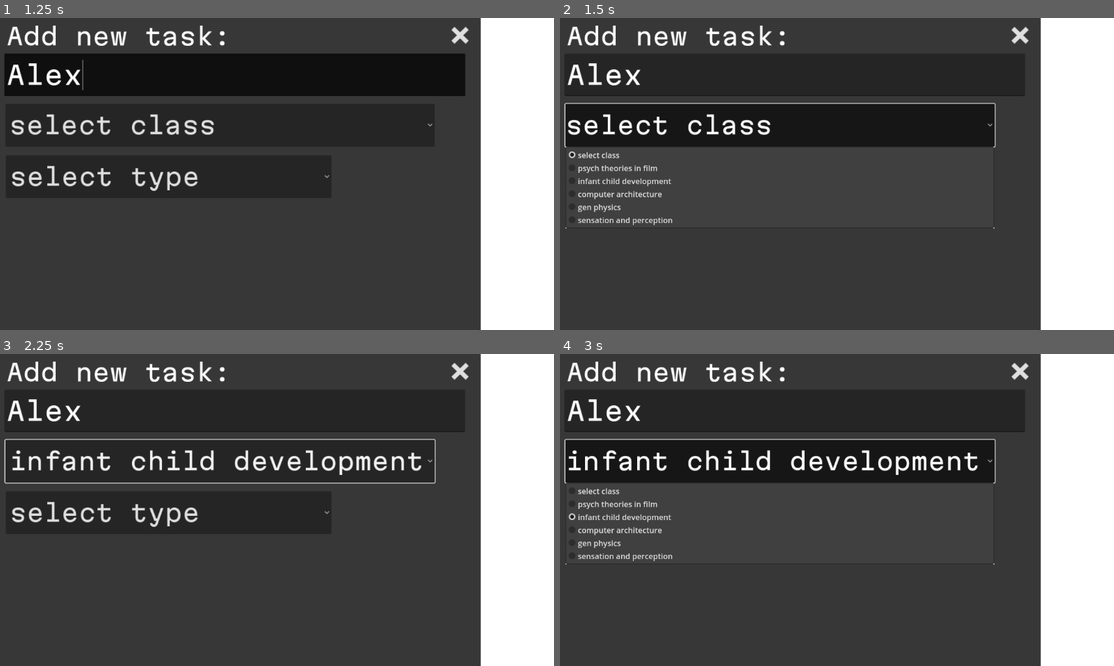
Above: before the commit, frames 1-4 (two rows, left to right).
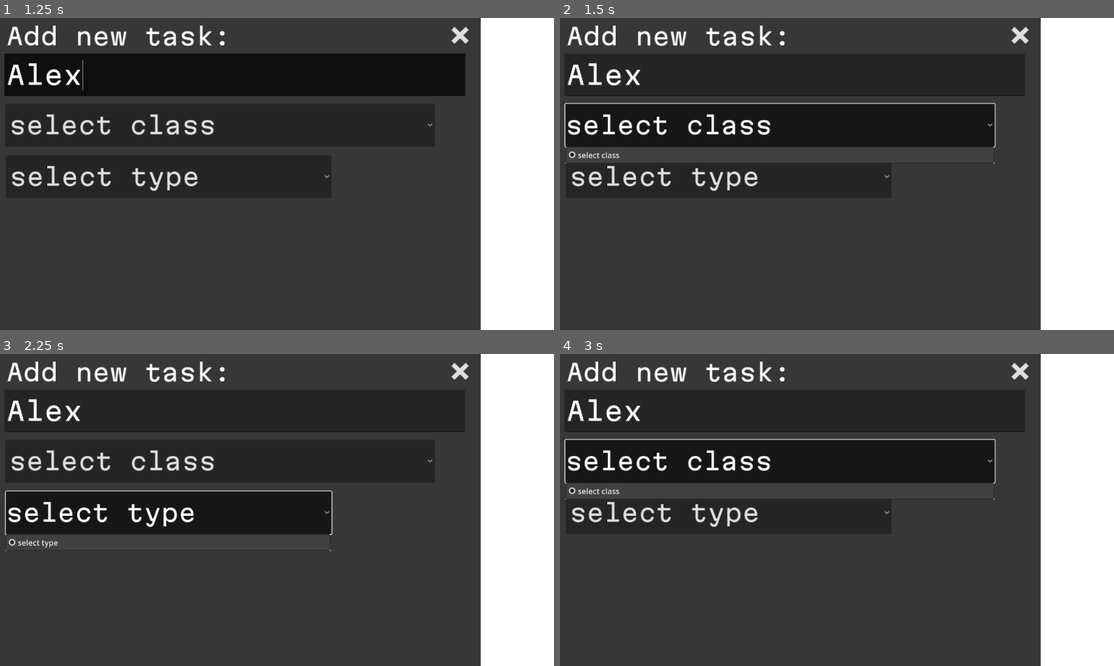
Above: after the commit, the same moments.

Repository: a-nush-s/hackru25
Game: Godot game, scene res://darkaddnoselection.tscn
Two runs of this game, one before a commit and one after it. Both use one fixed random seed, a clock stepped at 60 frames per second and the inputs below. This scene is started directly instead of the project's main scene.
Inputs (mouse positions are in pixels of both pictures, inside the frame that each line leads up to):
- Up to frame 1 (1.25 s): click (232, 74) at 0.52 s; type "Alex" at 0.6 s
- Up to frame 2 (1.5 s): click "select class" at 1.25 s
- Up to frame 3 (2.25 s): click "select type" at 2 s
- Up to frame 4 (3 s): click "infant child development" (after the commit: "select class") at 2.75 s

Frame 1 is identical in both runs. In frame 2, 6.5% of the frame differs, in the area x 0-79%, y 46-68%; in frame 3, 3.8%; in frame 4, 8.1%, in the area x 0-79%, y 30-68%.

Commit message:
fixed dark mode add new

Diff:
--- a/darkaddnoselection.tscn
+++ b/darkaddnoselection.tscn
@@ -90,18 +90,8 @@
 theme_override_styles/hover = SubResource("StyleBoxFlat_2rvnf")
 theme_override_styles/pressed = SubResource("StyleBoxFlat_qv6go")
 selected = 0
-item_count = 6
+item_count = 1
 popup/item_0/text = "select class"
-popup/item_1/text = "psych theories in film"
-popup/item_1/id = 1
-popup/item_2/text = "infant child development"
-popup/item_2/id = 2
-popup/item_3/text = "computer architecture"
-popup/item_3/id = 3
-popup/item_4/text = "gen physics"
-popup/item_4/id = 4
-popup/item_5/text = "sensation and perception"
-popup/item_5/id = 5
 script = ExtResource("3_5y4ie")
 
 [node name="OptionButton3" type="OptionButton" parent="."]
@@ -115,18 +105,8 @@
 theme_override_styles/hover = ExtResource("4_7oohh")
 theme_override_styles/pressed = ExtResource("4_7oohh")
 selected = 0
-item_count = 6
+item_count = 1
 popup/item_0/text = "select type"
-popup/item_1/text = "written assignment"
-popup/item_1/id = 1
-popup/item_2/text = "exam"
-popup/item_2/id = 2
-popup/item_3/text = "quiz"
-popup/item_3/id = 3
-popup/item_4/text = "project"
-popup/item_4/id = 4
-popup/item_5/text = "discussion"
-popup/item_5/id = 5
 
 [node name="Button" type="Button" parent="."]
 offset_left = 958.0
--- a/darkaddonetime.tscn
+++ b/darkaddonetime.tscn
@@ -100,18 +100,8 @@
 theme_override_styles/hover = SubResource("StyleBoxFlat_tvpjo")
 theme_override_styles/pressed = SubResource("StyleBoxFlat_rtbb7")
 selected = 0
-item_count = 6
+item_count = 1
 popup/item_0/text = "select class"
-popup/item_1/text = "psych theories in film"
-popup/item_1/id = 1
-popup/item_2/text = "infant child development"
-popup/item_2/id = 2
-popup/item_3/text = "computer architecture"
-popup/item_3/id = 3
-popup/item_4/text = "gen physics"
-popup/item_4/id = 4
-popup/item_5/text = "sensation and perception"
-popup/item_5/id = 5
 script = ExtResource("3_uc53f")
 
 [node name="OptionButton3" type="OptionButton" parent="."]
@@ -125,18 +115,8 @@
 theme_override_styles/hover = ExtResource("4_mwlpa")
 theme_override_styles/pressed = ExtResource("4_mwlpa")
 selected = 0
-item_count = 6
+item_count = 1
 popup/item_0/text = "select type"
-popup/item_1/text = "written assignment"
-popup/item_1/id = 1
-popup/item_2/text = "exam"
-popup/item_2/id = 2
-popup/item_3/text = "quiz"
-popup/item_3/id = 3
-popup/item_4/text = "project"
-popup/item_4/id = 4
-popup/item_5/text = "discussion"
-popup/item_5/id = 5
 
 [node name="LineEdit2" type="LineEdit" parent="."]
 offset_left = -10.6938
@@ -149,6 +129,7 @@
 theme_override_colors/font_color = Color(1, 1, 1, 1)
 theme_override_fonts/font = ExtResource("2_1l4wg")
 theme_override_font_sizes/font_size = 50
+theme_override_styles/focus = ExtResource("4_mwlpa")
 placeholder_text = "Enter date"
 virtual_keyboard_enabled = false
 
@@ -162,6 +143,7 @@
 theme_override_colors/font_color = Color(1, 1, 1, 1)
 theme_override_fonts/font = ExtResource("2_1l4wg")
 theme_override_font_sizes/font_size = 50
+theme_override_styles/focus = ExtResource("4_mwlpa")
 placeholder_text = "Start time"
 virtual_keyboard_enabled = false
 
--- a/darkaddtwotimes.tscn
+++ b/darkaddtwotimes.tscn
@@ -153,6 +153,7 @@
 theme_override_colors/font_color = Color(1, 1, 1, 1)
 theme_override_fonts/font = ExtResource("2_50jct")
 theme_override_font_sizes/font_size = 50
+theme_override_styles/focus = ExtResource("4_k1ndn")
 placeholder_text = "Enter date"
 virtual_keyboard_enabled = false
 
@@ -167,6 +168,7 @@
 theme_override_colors/font_color = Color(1, 1, 1, 1)
 theme_override_fonts/font = ExtResource("2_50jct")
 theme_override_font_sizes/font_size = 50
+theme_override_styles/focus = ExtResource("4_k1ndn")
 placeholder_text = "Start time"
 virtual_keyboard_enabled = false
 
@@ -181,6 +183,7 @@
 theme_override_colors/font_color = Color(1, 1, 1, 1)
 theme_override_fonts/font = ExtResource("2_50jct")
 theme_override_font_sizes/font_size = 50
+theme_override_styles/focus = ExtResource("4_k1ndn")
 placeholder_text = "End time"
 virtual_keyboard_enabled = false
 
